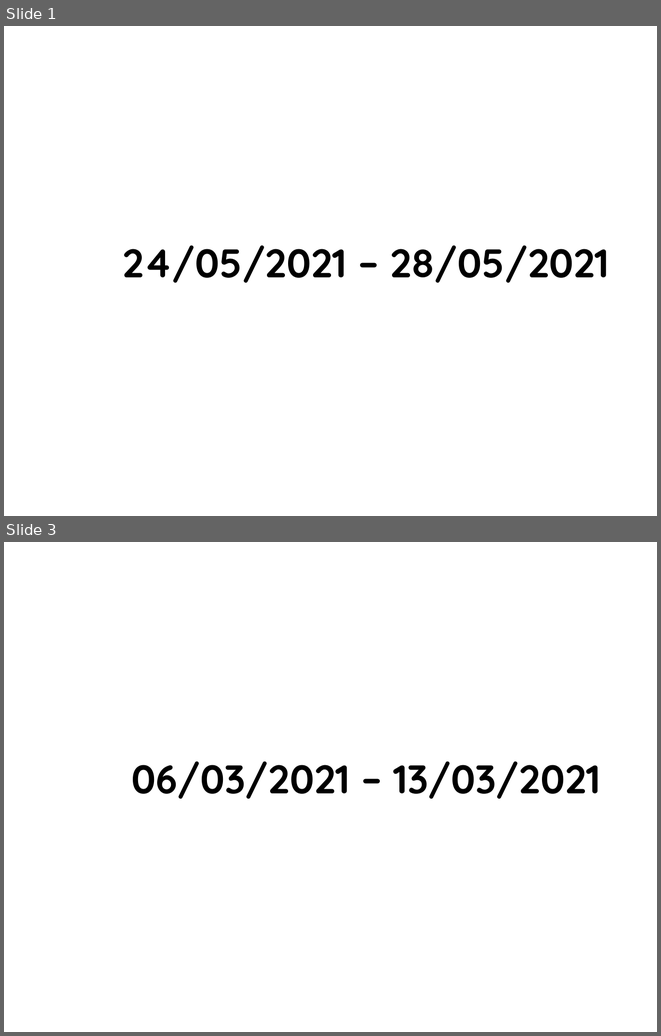
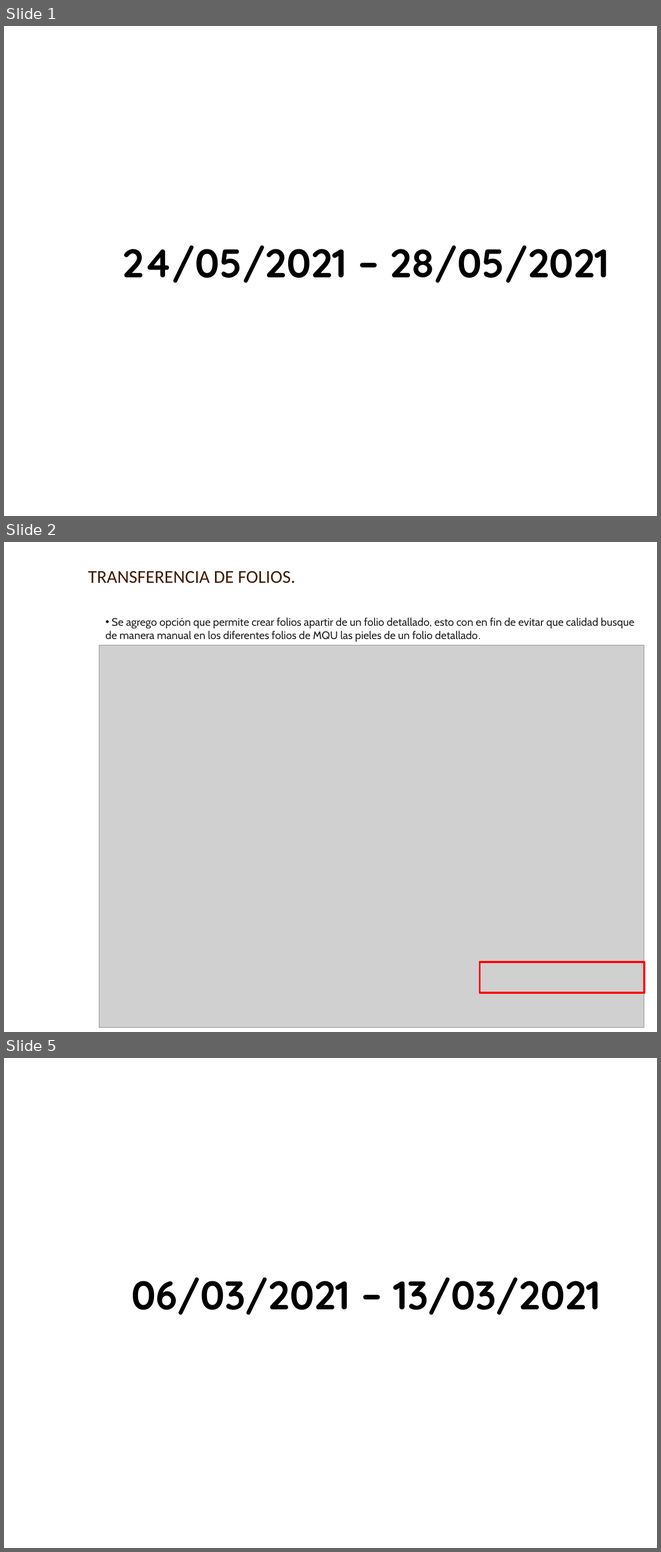
Before and after one commit to AXDELAROSA/CLASIFICACION_PIELES, a slide deck: Scripts_R100_Materiales/Folios_Transaccion/Docs/IT_DEV_FOLIOS_22102020.pptx. Shown one above the other, each under a label of ours: slides 1 and 3 before the commit, slides 1, 2 and 5 after it; the slides between them are not shown. The pictures are 661x1036 and 661x1552 pixels, drawn with LibreOffice and Linux fonts; fonts in the diff are those of the drawing; grey boxes stand for pictures; background and template pictures are left out. Boxes give left, top, right and bottom in pixels: in the first picture for what was removed or moved away, otherwise in the second. Text is boxed around its words. In the diff, an @@ line names an element or a change of style, - is before the commit and + after.

Commit message:
CAMBIOS DEL DIA 31052021 PARA EVITAR QUE SE GENERE LA MISMA ORDEN EN PLANNING

```diff
--- a/Scripts_R100_Materiales/Folios_Transaccion/Docs/IT_DEV_FOLIOS_22102020.pptx
+++ b/Scripts_R100_Materiales/Folios_Transaccion/Docs/IT_DEV_FOLIOS_22102020.pptx
@@ slide 2 added at box(4, 542, 657, 1032), background picture (left out) @@
@@ text added at box(88, 571, 295, 583), 20 pt, text #3F1900 @@
+TRANSFERENCIA DE FOLIOS.
@@ text added at box(105, 617, 634, 642), 12 pt, text #222222 @@
+• Se agrego opción que permite crear folios apartir de un folio detallado, esto con en fin de evitar que calidad busque de manera manual en los diferentes folios de MQU las pieles de un folio detallado.
@@ picture added at box(99, 645, 645, 1027) @@
@@ rectangle added at box(479, 962, 644, 992), outline #FF0000 2 pt @@
@@ what was slide 3 is now slide 5 @@
```
Also in this commit, not shown: 1 slide changed, 1 other slide added, 10 other files.
